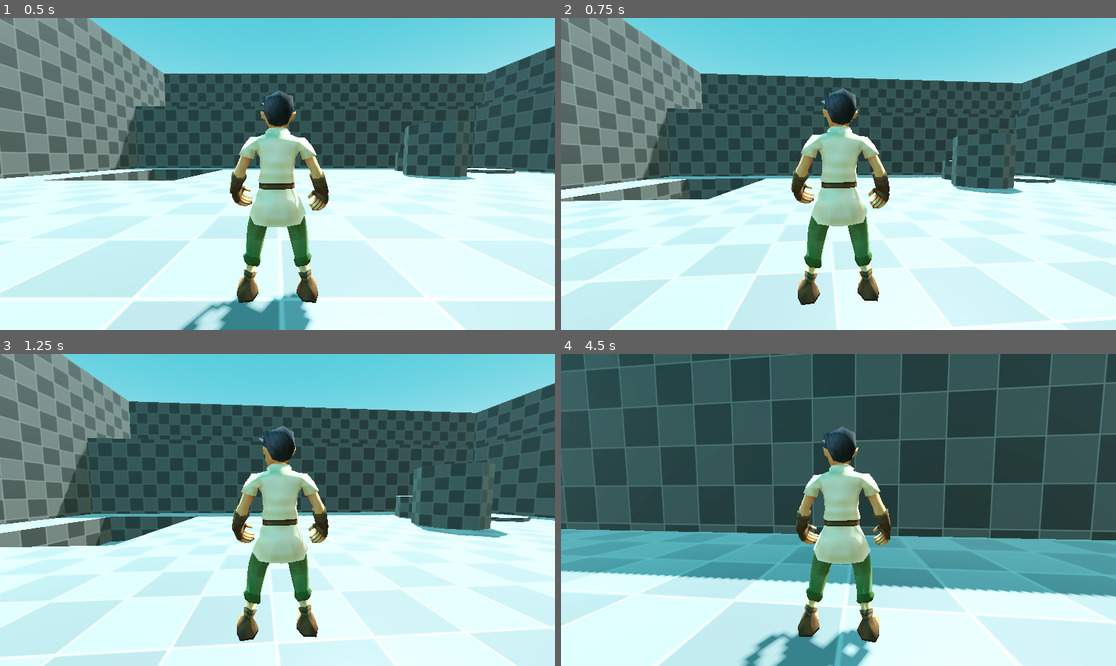
Above: before the commit, frames 1-4 (two rows, left to right).
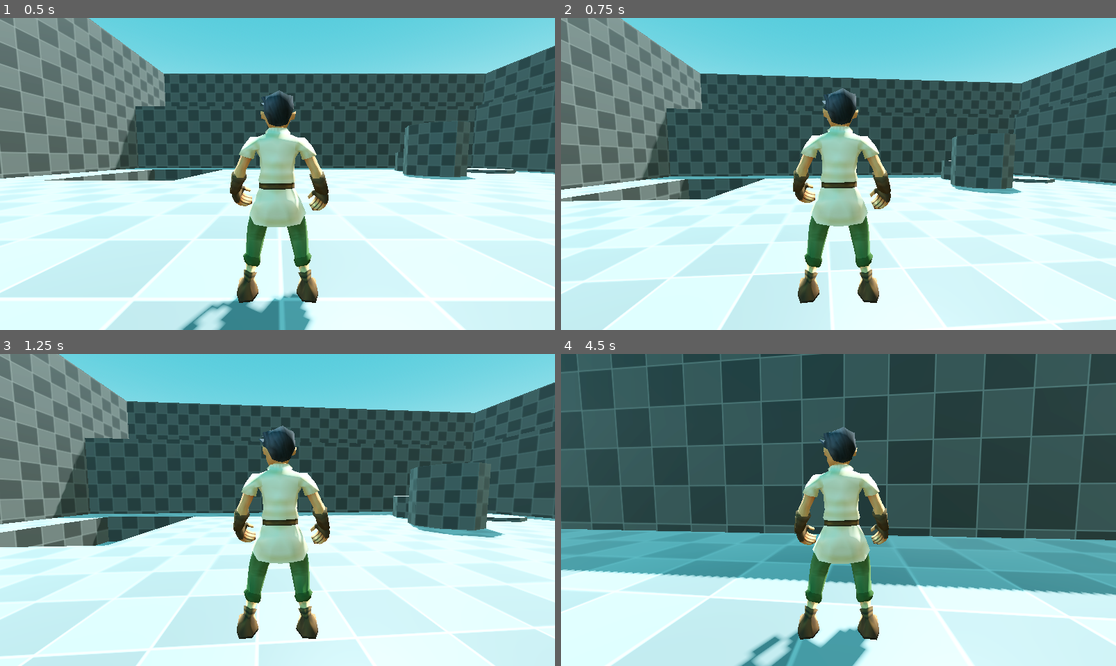
Above: after the commit, the same moments.

Repository: Amoskeag/Mage-Master
Game: Godot game, scene res://scenes/start.tscn
The game is run twice, just before and just after one commit, with the same random seed, the same clock (stepped at 60 frames per second) and the same inputs.
Inputs (mouse positions are in pixels of both pictures, inside the frame that each line leads up to):
- Up to frame 1 (0.5 s): no input
- Up to frame 2 (0.75 s): tap Enter (ui_accept) at 0.5 s; move the mouse to (866, 174) at 0.52 s; hold W (move_forward) from 0.53 s (still down); click (866, 174) at 0.67 s
- Up to frame 3 (1.25 s): keep holding W (move_forward); tap Enter (ui_accept) at 0.77 s
- Up to frame 4 (4.5 s): keep holding W (move_forward); move the mouse to (810, 510) at 1.27 s; tap Enter (ui_accept) at 1.52, 3.02, 3.77 s; move the mouse to (849, 503) at 2.02 s; move the mouse to (832, 516) at 2.77 s; click (832, 516) at 2.92 s; move the mouse to (877, 513) at 3.52 s; move the mouse to (794, 506) at 4.27 s

Frame 1 is identical in both runs. In frame 2, 2.7% of the frame differs, in the area x 0-100%, y 0-100%; in frame 3, 9.3%; in frame 4, 14%.

Commit message:
Movement Update
Updated character movement to add camera angle into player direction and movement. layer body uses lerp_angle() to smoothly transition between angles of direction when using WASD Control. Player body no longer snaps backwards when not moving.

Diff:
--- a/scenes/player.tscn
+++ b/scenes/player.tscn
@@ -13,12 +13,13 @@
 transform = Transform3D(1, 0, 0, 0, 1, 0, 0, 0, 1, 0, 0.99977636, 0)
 shape = SubResource("CapsuleShape3D_bodal")
 
-[node name="SpringArm3D" type="SpringArm3D" parent="."]
+[node name="CameraRig" type="SpringArm3D" parent="."]
 transform = Transform3D(1, 0, 0, 0, 1, 0, 0, 0, 1, 0, 1.3776178, 0)
+top_level = true
 spring_length = 2.8
 script = ExtResource("2_qhqgy")
 
-[node name="Camera3D" type="Camera3D" parent="SpringArm3D"]
+[node name="Camera3D" type="Camera3D" parent="CameraRig"]
 transform = Transform3D(1, 0, 0, 0, 0.9967705, 0.08030331, 0, -0.08030331, 0.9967705, 0, 0, 2)
 
 [node name="Mesh" parent="." instance=ExtResource("2_g2els")]
--- a/scripts/camera_rig.gd
+++ b/scripts/camera_rig.gd
@@ -11,6 +11,8 @@
 Vector2() works because both the x and y arguments have a default value of 0,
 so this is equivalent to Vector2(0, 0).
 '''
+@onready var player: Node3D = get_parent()
+var camera_rig_height: float = position.y
 
 func _ready() -> void:
 	spring_length = camera.position.z
@@ -34,3 +36,6 @@
 		Input.mouse_mode = Input.MOUSE_MODE_VISIBLE
 	elif event is InputEventMouseButton and event.button_index == MOUSE_BUTTON_LEFT and Input.mouse_mode == Input.MOUSE_MODE_VISIBLE:
 		Input.mouse_mode = Input.MOUSE_MODE_CAPTURED
+
+func _physics_process(delta: float) -> void:
+	position = player.position + Vector3(0, camera_rig_height, 0)
--- a/scripts/player.gd
+++ b/scripts/player.gd
@@ -3,6 +3,7 @@
 
 const SPEED = 5.0
 const JUMP_VELOCITY = 4.5
+@onready var camera: Node3D = $CameraRig/Camera3D
 
 
 func _physics_process(delta: float) -> void:
@@ -17,7 +18,9 @@
 	# Get the input direction and handle the movement/deceleration.
 	# As good practice, you should replace UI actions with custom gameplay actions.
 	var input_dir := Input.get_vector("move_left", "move_right", "move_forward", "move_back")
-	var direction := (transform.basis * Vector3(input_dir.x, 0, input_dir.y)).normalized()
+	var direction := (camera.global_basis * Vector3(input_dir.x, 0, input_dir.y)).normalized()
+	direction = Vector3(direction.x, 0, direction.z).normalized()
+
 	if direction:
 		velocity.x = direction.x * SPEED
 		velocity.z = direction.z * SPEED
@@ -26,3 +29,10 @@
 		velocity.z = move_toward(velocity.z, 0, SPEED)
 
 	move_and_slide()
+	turn_to(direction)
+
+func turn_to(direction: Vector3) -> void:
+	if direction.length() > 0:
+		var yaw := atan2(-direction.x, -direction.z)
+		yaw = lerp_angle(rotation.y, yaw, 0.25)
+		rotation.y = yaw
